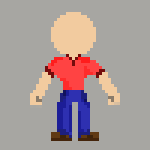
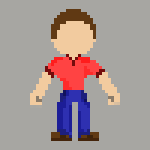
Layer changes from the first (150, 150) image to the second:
added layer "hair" above "face" over 51, 9, 96, 39
